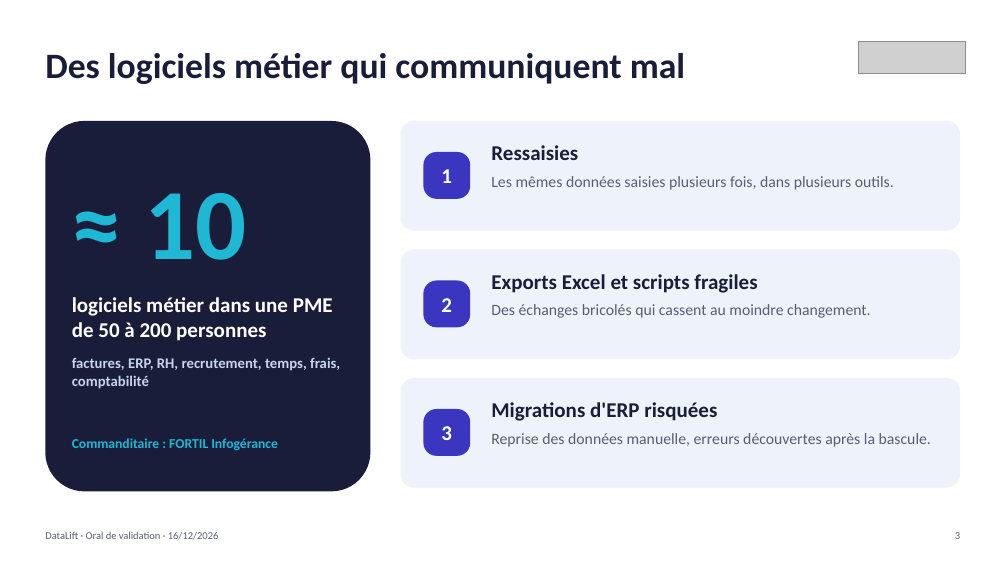
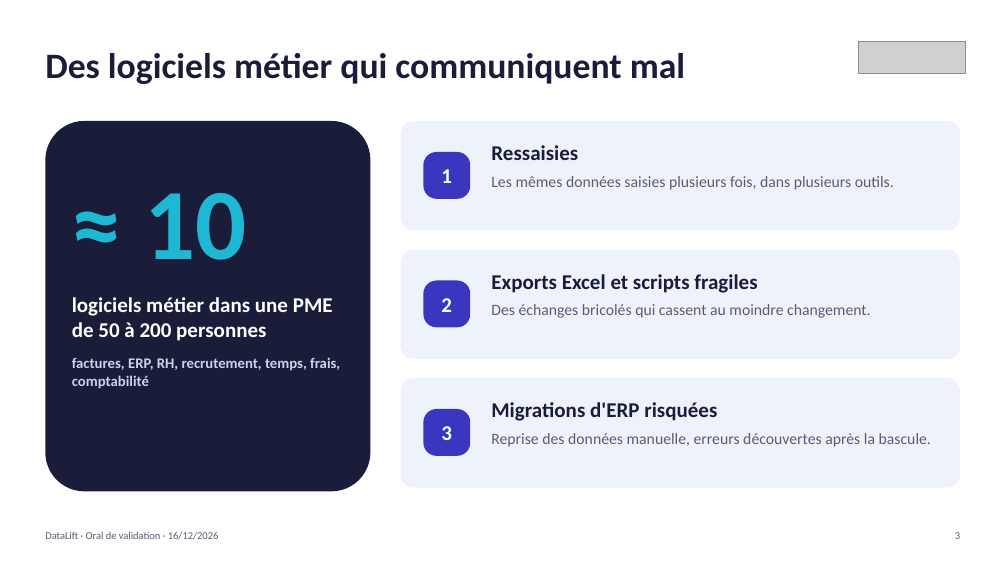
Before and after one commit to youcefaddou/datalift-modules, a slide deck: slide 3 of docs/oral/DataLift_oral_validation_16-12-2026.pptx. Drawn at 1008x567 pixels with LibreOffice and Linux fonts; fonts in the diff are those of the drawing; grey boxes stand for pictures. Boxes give left, top, right and bottom in pixels: in the first picture for what was removed or moved away, otherwise in the second. Text is boxed around its words. In the diff, an @@ line names an element or a change of style, - is before the commit and + after.

```diff
--- a/docs/oral/DataLift_oral_validation_16-12-2026.pptx
+++ b/docs/oral/DataLift_oral_validation_16-12-2026.pptx
@@ text removed at (72,438,278,451) @@
-Commanditaire : FORTIL Infogérance
```
Also in this commit, not shown: 10 other slides changed, 1 slide removed.
